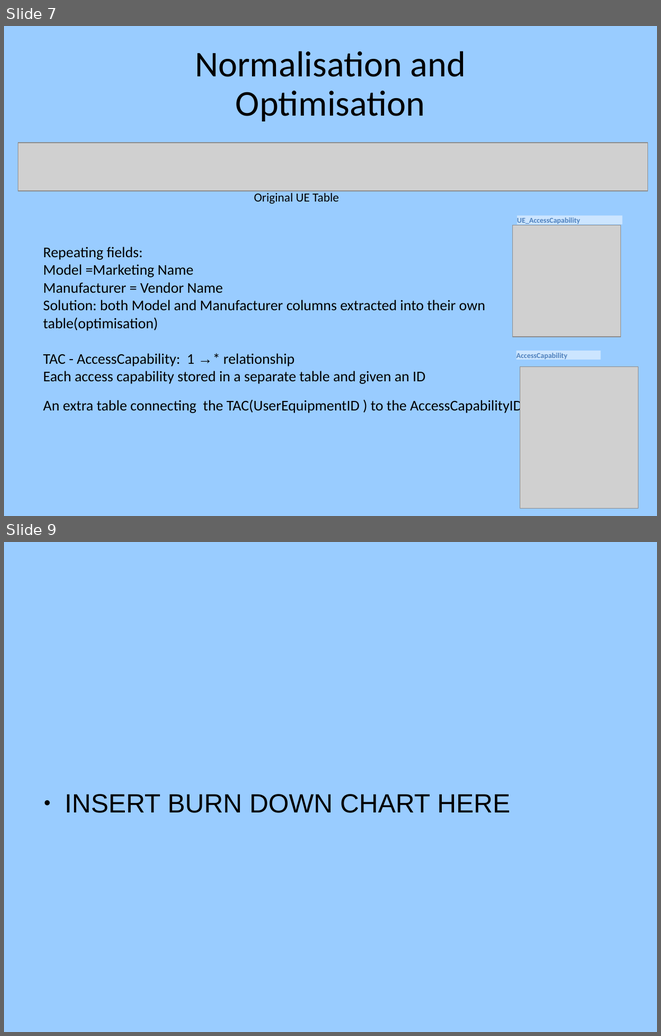
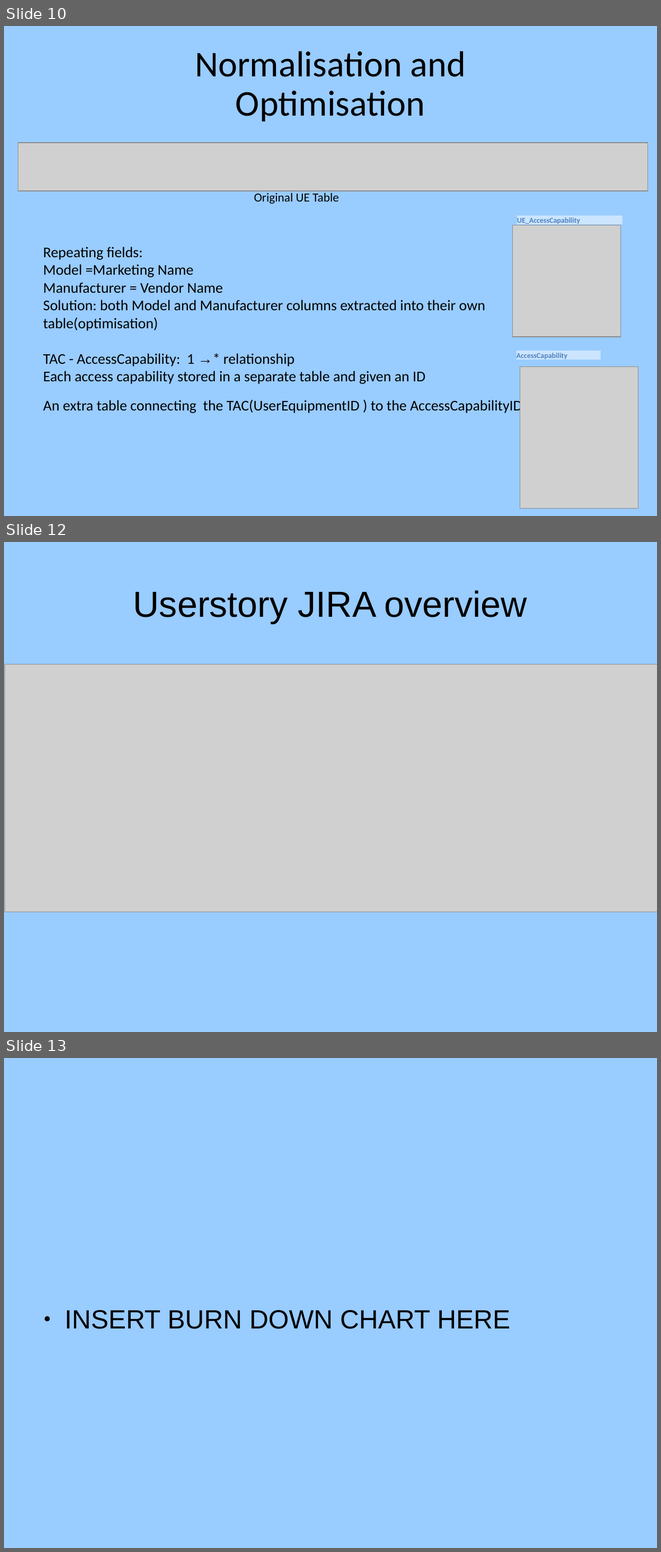
Before and after one commit to rednanor/GroupProject, a slide deck: Documentation/Group5presentation.odp. Shown one above the other, each under a label of ours: slides 7 and 9 before the commit, slides 10, 12 and 13 after it; the slides between them are not shown. The pictures are 661x1036 and 661x1552 pixels, drawn with LibreOffice and Linux fonts; fonts in the diff are those of the drawing; grey boxes stand for pictures; background and template pictures are left out. Boxes give left, top, right and bottom in pixels: in the first picture for what was removed or moved away, otherwise in the second. Text is boxed around its words. In the diff, an @@ line names an element or a change of style, - is before the commit and + after.

```diff
--- a/Documentation/Group5presentation.odp
+++ b/Documentation/Group5presentation.odp
@@ slide 12 added at <box>4,542,657,1032</box>, background #99CCFF @@
@@ title added at <box>133,590,527,623</box>, 44 pt, text #000000 @@
+Userstory JIRA overview
@@ picture added at <box>5,664,657,912</box> @@
@@ what was slide 7 is now slide 10 @@
@@ what was slide 9 is now slide 13 @@
```
Also in this commit, not shown: 3 slides changed, 3 other slides added, 1 other file.
